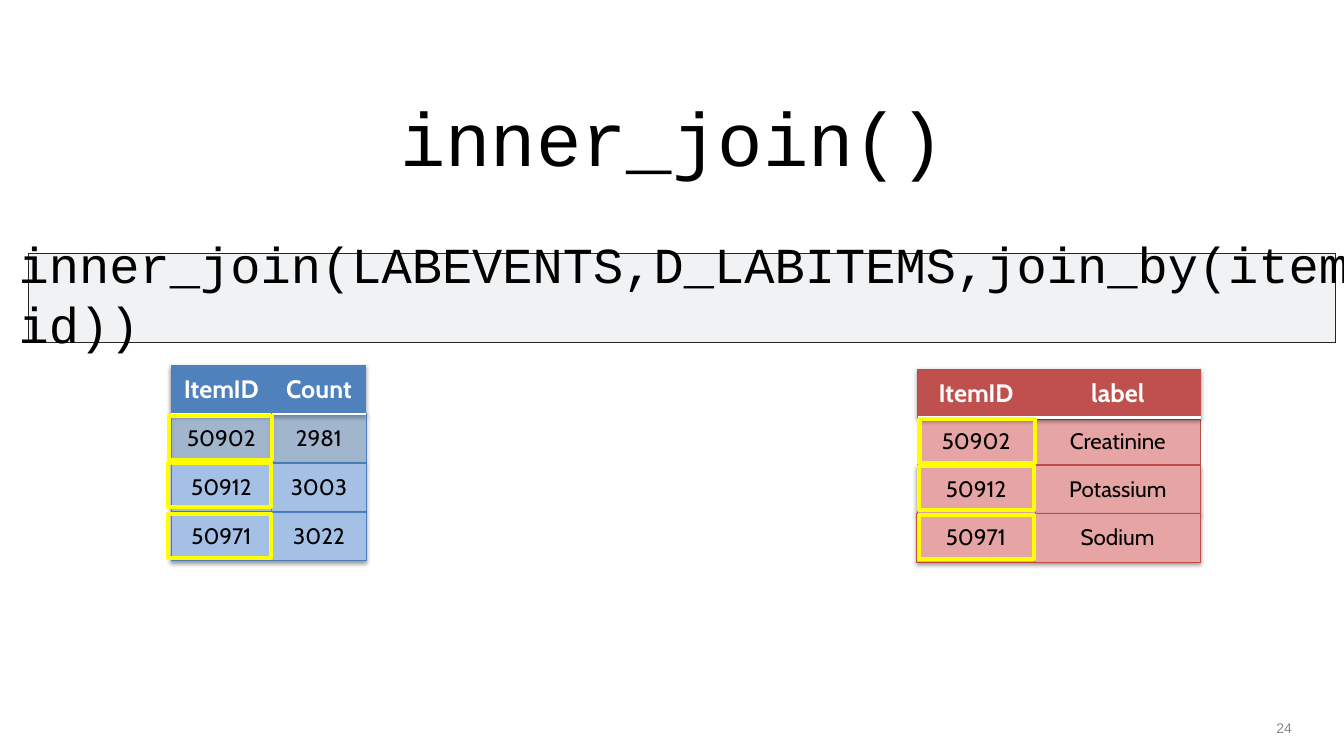
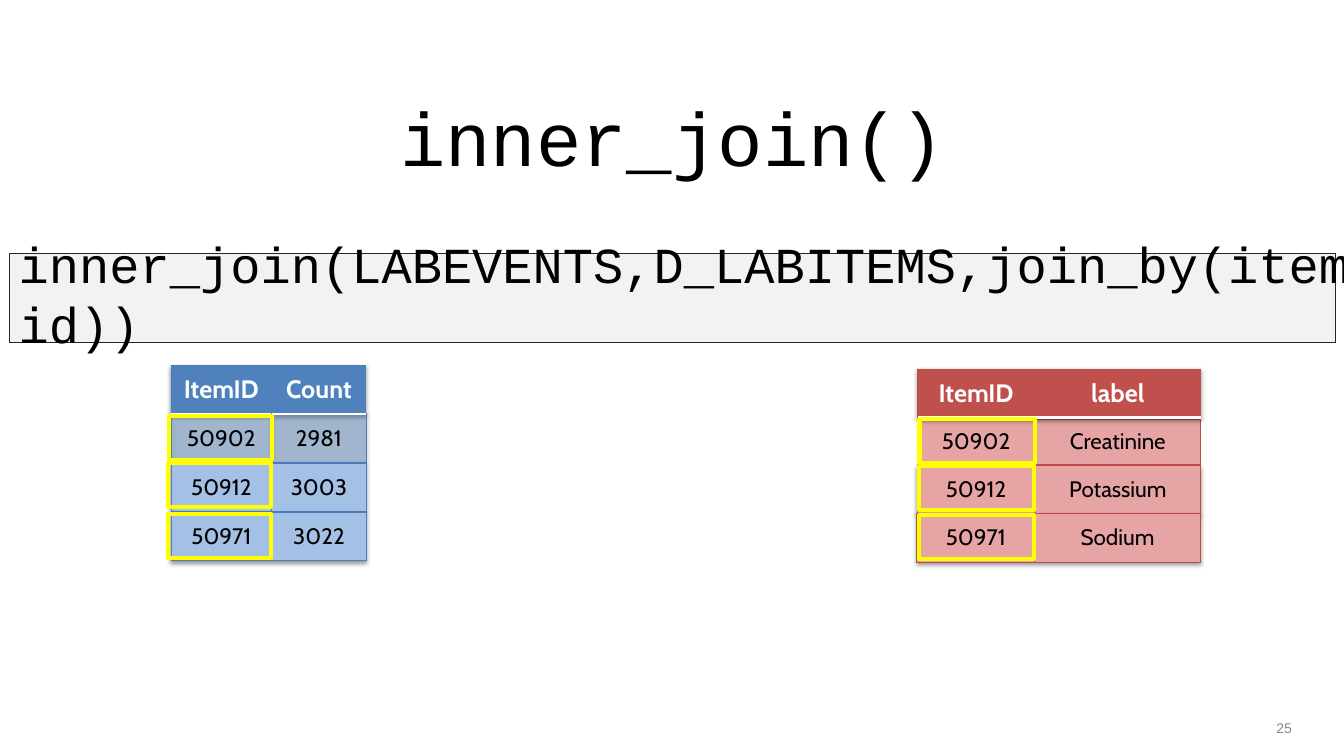
Before and after one commit to amromeo/api_r_int_db_24, a slide deck: slide 25 of presentations/03 - Joins.pptx (slide 24 before the commit). Drawn at 1344x756 pixels with LibreOffice and Linux fonts; fonts in the diff are those of the drawing. Boxes give left, top, right and bottom in pixels: in the first picture for what was removed or moved away, otherwise in the second. Text is boxed around its words. In the diff, an @@ line names an element or a change of style, - is before the commit and + after.

```diff
--- a/presentations/03 - Joins.pptx
+++ b/presentations/03 - Joins.pptx
@@ freeform shape: place and size @@
-freeform shape at [28, 253, 1337, 342]
+freeform shape at [9, 253, 1336, 342]
@@ page number at [1276, 723, 1292, 733]: text changed @@
-24
+25
```
Also in this commit, not shown: 12 other slides changed, 1 slide added, 1 slide removed.
